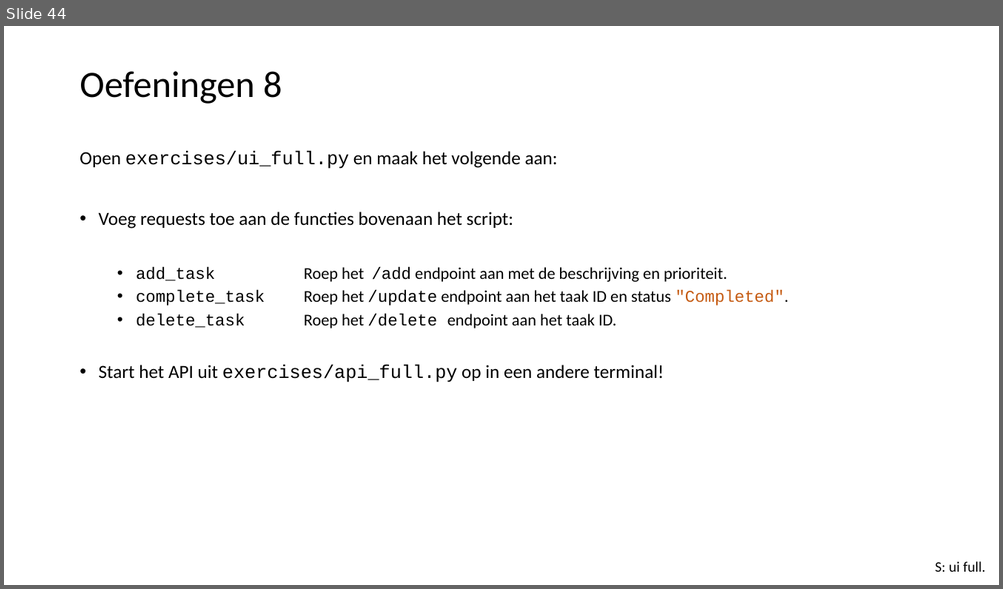
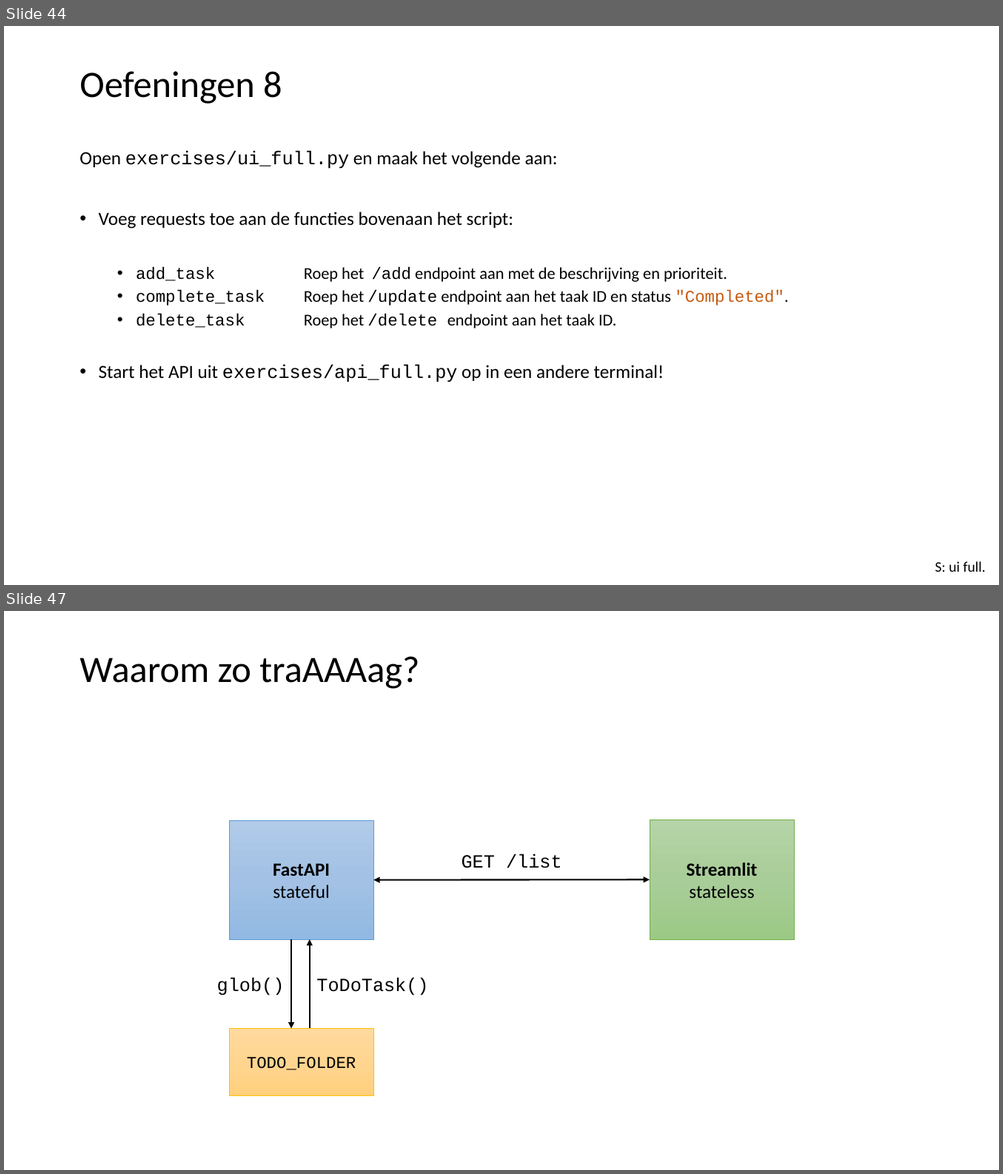
Before and after one commit to LFKoning/knowledge-sharing, a slide deck: python_course_4p/4_fastapi_streamlit/4_fastapi_streamlit.pptx. Shown one above the other, each under a label of ours: slide 44 before the commit, slides 44 and 47 after it; the slides between them are not shown. The pictures are 1003x589 and 1003x1174 pixels, drawn with LibreOffice and Linux fonts; fonts in the diff are those of the drawing. Boxes give left, top, right and bottom in pixels: in the first picture for what was removed or moved away, otherwise in the second. Text is boxed around its words. In the diff, an @@ line names an element or a change of style, - is before the commit and + after.

```diff
--- a/python_course_4p/4_fastapi_streamlit/4_fastapi_streamlit.pptx
+++ b/python_course_4p/4_fastapi_streamlit/4_fastapi_streamlit.pptx
@@ slide 47 added at (4, 611, 999, 1170), background #FFFFFF @@
@@ title added at (79, 656, 419, 689), 36 pt, text #000000 @@
+Waarom zo traAAAag?
@@ group added at (217, 820, 794, 1096): 3 rectangles, 3 texts, 2 arrows, 1 double arrow @@
+FastAPI
+stateful
+Streamlit
+stateless
+GET /list
+TODO_FOLDER
+glob()
+ToDoTask()
```
Also in this commit, not shown: 2 other slides added, 1 other file.
